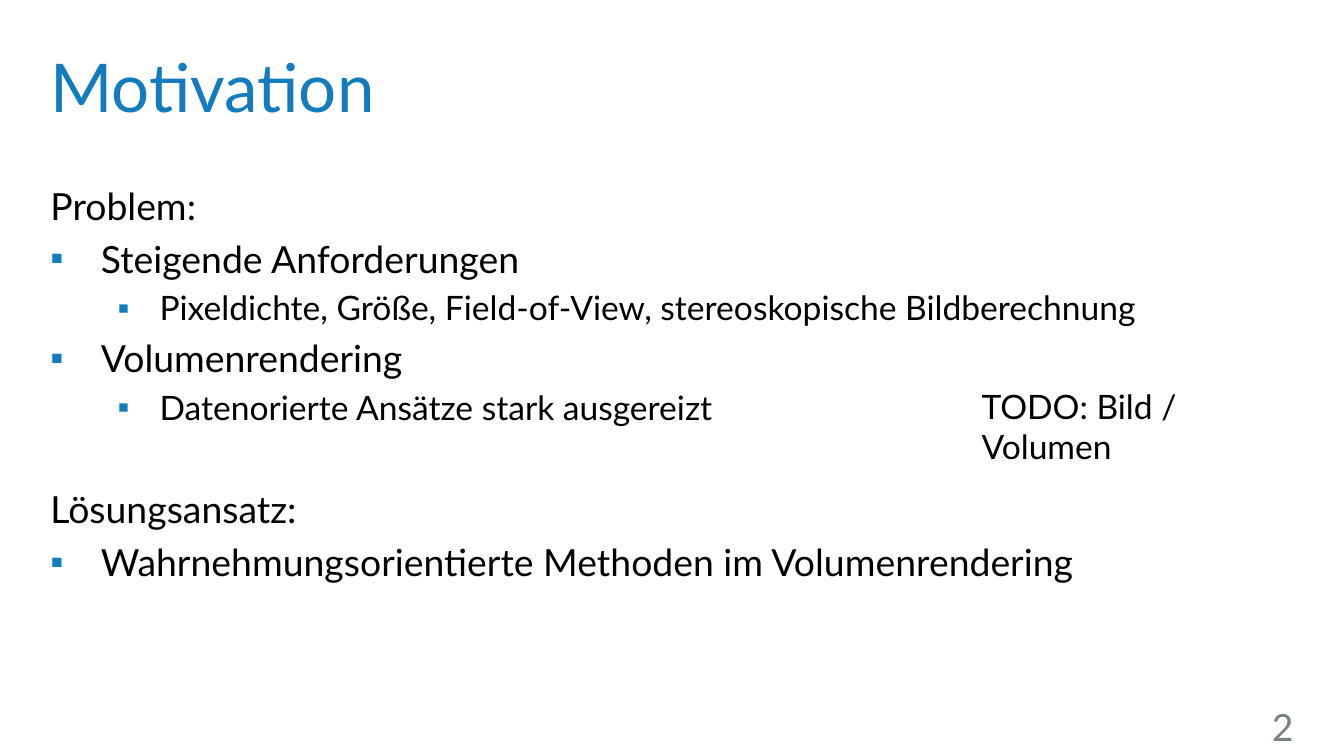
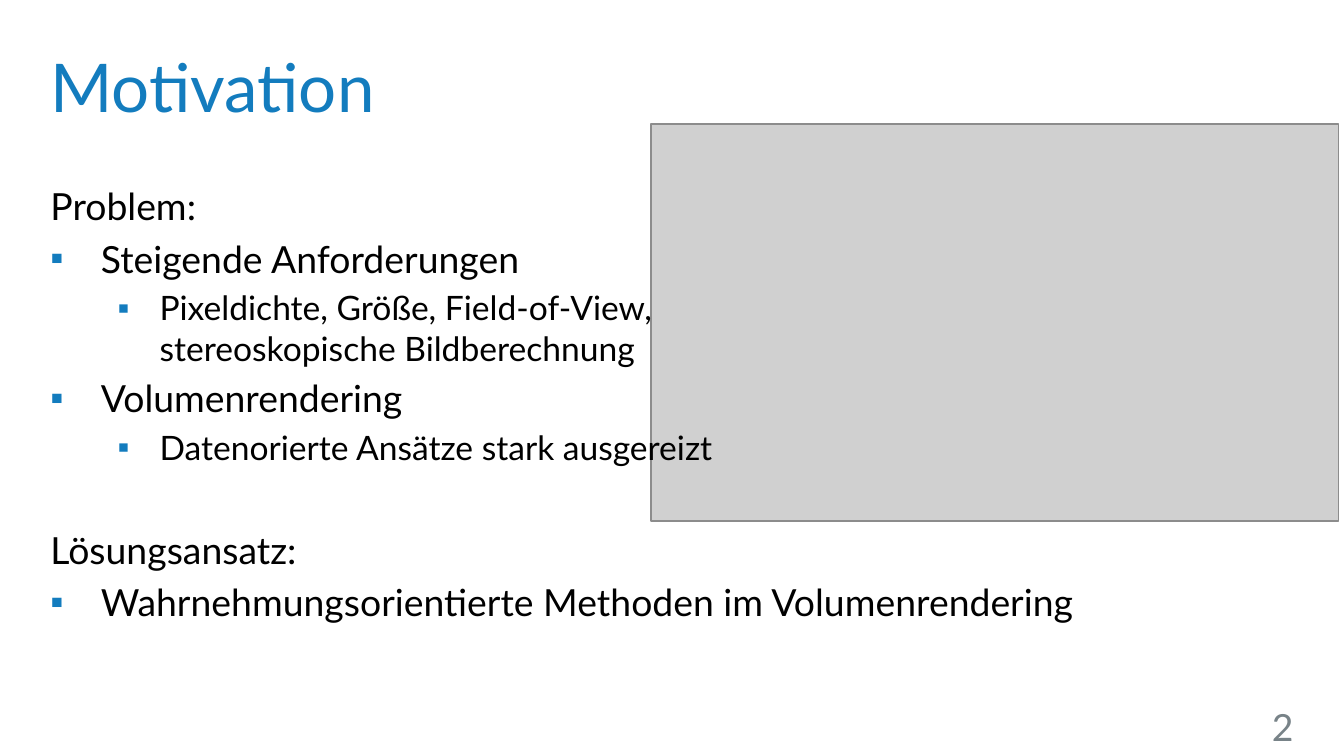
Before and after one commit to UniStuttgart-VISUS/FoveatedVolumeRendering, a slide deck: slide 2 of Dokumente/Vortrag/Wahrnehmungsorientiertes_Volumen-Rendering.pptx. Drawn at 1344x756 pixels with LibreOffice and Linux fonts; fonts in the diff are those of the drawing; grey boxes stand for pictures; background and template pictures are left out. Boxes give left, top, right and bottom in pixels: in the first picture for what was removed or moved away, otherwise in the second. Text is boxed around its words. In the diff, an @@ line names an element or a change of style, - is before the commit and + after.

Commit message:
Vortrag: Motivation und Idee mit Bild ergänzt. Gliederung rausgelöscht.

```diff
--- a/Dokumente/Vortrag/Wahrnehmungsorientiertes_Volumen-Rendering.pptx
+++ b/Dokumente/Vortrag/Wahrnehmungsorientiertes_Volumen-Rendering.pptx
@@ picture added at (x1=650, y1=124, x2=1339, y2=520) @@
@@ text "Problem:" rewrapped from (x1=50, y1=192, x2=1135, y2=583) to (x1=50, y1=192, x2=1073, y2=623) @@
@@ text removed at (x1=982, y1=394, x2=1153, y2=460) @@
-TODO: Bild / Volumen
```
Also in this commit, not shown: 1 other slide changed, 1 slide removed, 1 other file.
